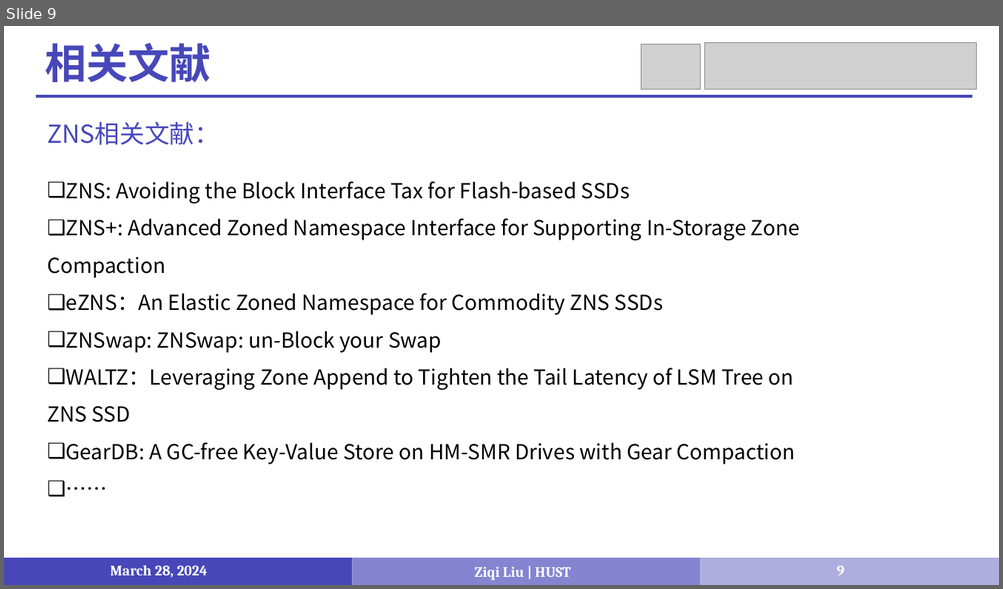
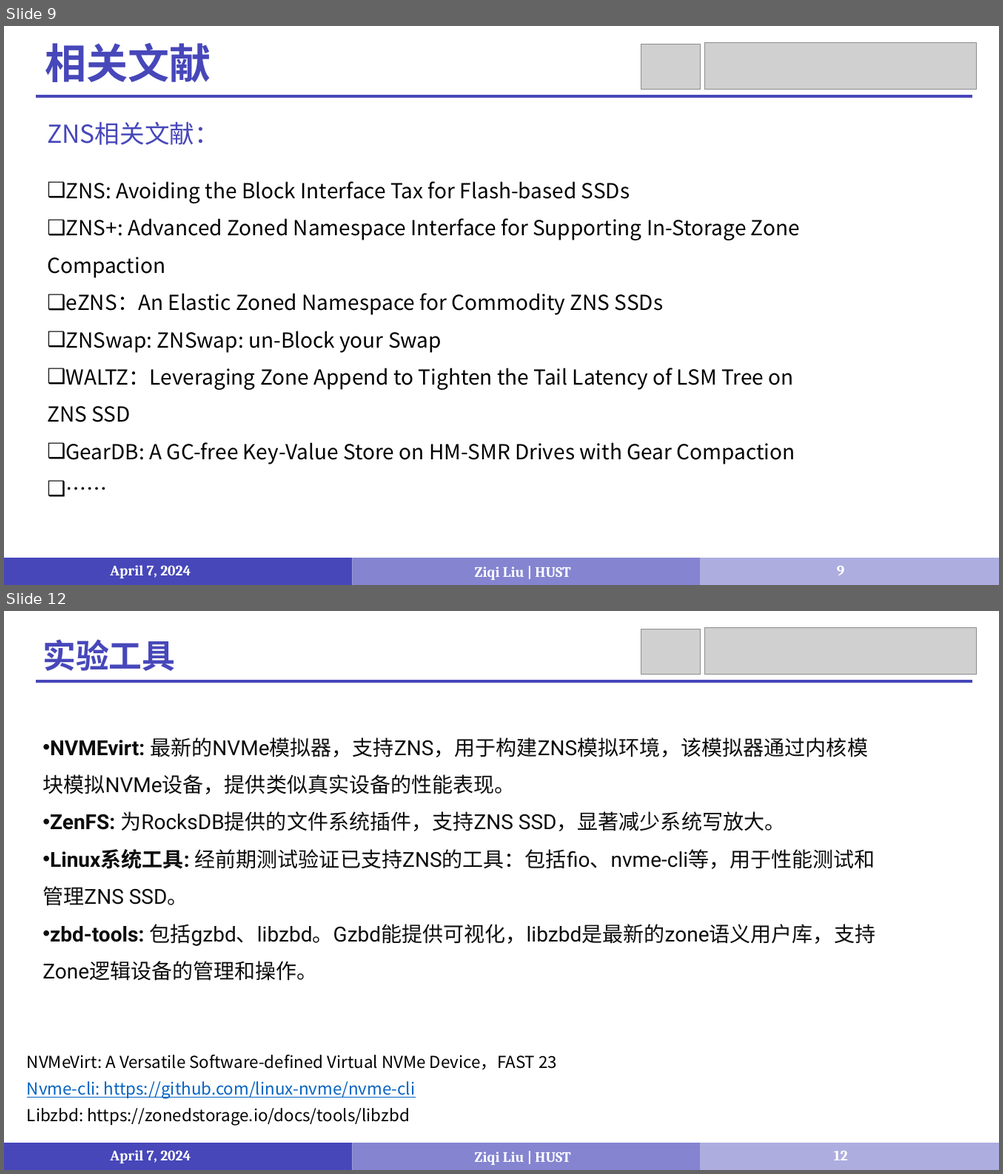
Before and after one commit to LiuziqiOvO/md, a slide deck: Paper/报告/存.pptx. Shown one above the other, each under a label of ours: slide 9 before the commit, slides 9 and 12 after it; the slides between them are not shown. The pictures are 1003x589 and 1003x1174 pixels, drawn with LibreOffice and Linux fonts; fonts in the diff are those of the drawing; grey boxes stand for pictures. Boxes give left, top, right and bottom in pixels: in the first picture for what was removed or moved away, otherwise in the second. Text is boxed around its words. In the diff, an @@ line names an element or a change of style, - is before the commit and + after.

```diff
--- a/Paper/报告/存.pptx
+++ b/Paper/报告/存.pptx
@@ slide 12 added at bbox=[4, 611, 999, 1170], background #FFFFFF @@
@@ picture added at bbox=[640, 629, 700, 675] @@
@@ picture added at bbox=[706, 627, 976, 674] @@
@@ text added at bbox=[42, 639, 175, 671], 32 pt, text #4747BA, bold @@
+实验工具
@@ line added from (35, 681) to (973, 681), #4747BA 3 pt @@
@@ text added at bbox=[42, 738, 876, 981], 20 pt, text #0D0D0D @@
+• NVMEvirt: 最新的NVMe模拟器，支持ZNS，用于构建ZNS模拟环境，该模拟器通过内核模块模拟NVMe设备，提供类似真实设备的性能表现。
+• ZenFS: 为RocksDB提供的文件系统插件，支持ZNS SSD，显著减少系统写放大。
+• Linux系统工具: 经前期测试验证已支持ZNS的工具：包括fio、nvme-cli等，用于性能测试和管理ZNS SSD。
+• zbd-tools: 包括gzbd、libzbd。Gzbd能提供可视化，libzbd是最新的zone语义用户库，支持Zone逻辑设备的管理和操作。
@@ text added at bbox=[27, 1055, 557, 1125], 16 pt, text #000000 @@
+NVMeVirt: A Versatile Software-defined Virtual NVMe Device，FAST 23
+Nvme-cli: https://github.com/linux-nvme/nvme-cli
+Libzbd: https://zonedstorage.io/docs/tools/libzbd
@@ rectangle added at bbox=[4, 1143, 353, 1170], fill #4747BA @@
@@ rectangle added at bbox=[353, 1143, 701, 1170], fill #8484D1 @@
@@ rectangle added at bbox=[700, 1143, 999, 1170], fill #ADADE0 @@
@@ text added at bbox=[110, 1150, 190, 1164], 14 pt, text #FFFFFF, bold @@
+April 7, 2024
@@ text added at bbox=[475, 1152, 570, 1165], 14 pt, text #FFFFFF, bold @@
+Ziqi Liu | HUST
@@ page number added at bbox=[834, 1151, 848, 1161], 14 pt, text #FFFFFF, bold @@
+12
@@ slide 9 changed as well @@
@@ text at bbox=[110, 565, 190, 579]: text changed @@
-March 28, 2024
+April 7, 2024
```
Also in this commit, not shown: 8 other slides changed, 5 other slides added, 9 other files.
